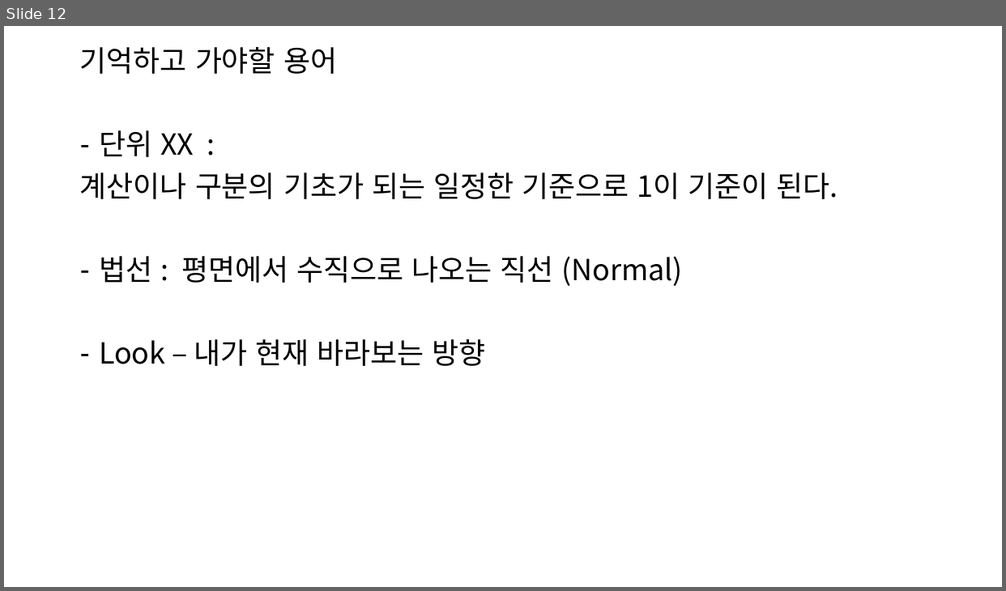
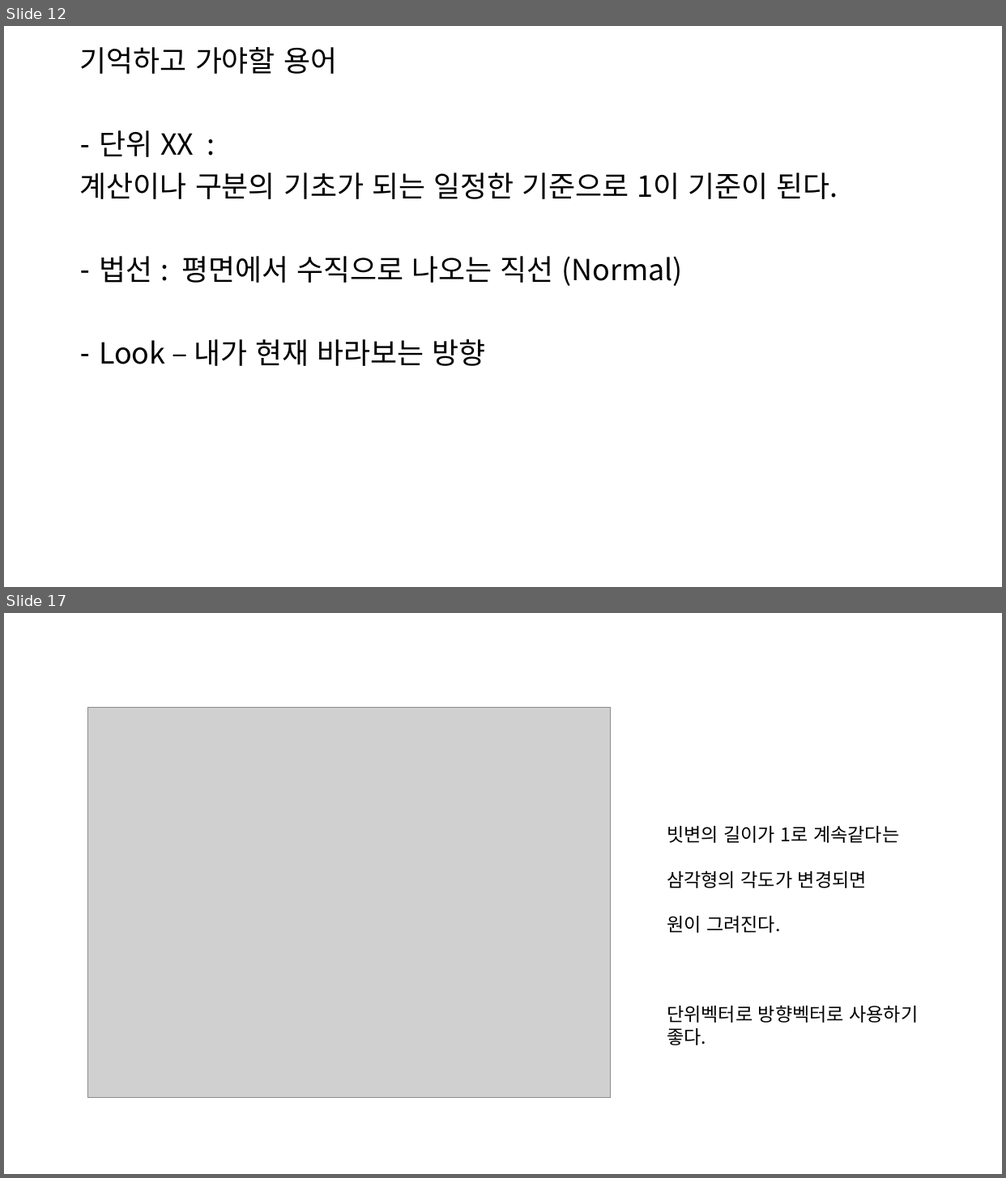
Before and after one commit to Pacman18/SantaClass, a slide deck: 유니티에디터 기초.pptx. Shown one above the other, each under a label of ours: slide 12 before the commit, slides 12 and 17 after it; the slides between them are not shown. The pictures are 1006x591 and 1006x1178 pixels, drawn with LibreOffice and Linux fonts; fonts in the diff are those of the drawing; grey boxes stand for pictures. Boxes give left, top, right and bottom in pixels: in the first picture for what was removed or moved away, otherwise in the second. Text is boxed around its words. In the diff, an @@ line names an element or a change of style, - is before the commit and + after.

```diff
--- a/유니티에디터 기초.pptx
+++ b/유니티에디터 기초.pptx
@@ slide 17 added at (x1=4, y1=613, x2=1002, y2=1174), background #FFFFFF @@
@@ picture added at (x1=88, y1=707, x2=611, y2=1098) @@
@@ text added at (x1=667, y1=826, x2=918, y2=1046), 18 pt, text #000000 @@
+빗변의 길이가 1로 계속같다는
+삼각형의 각도가 변경되면
+원이 그려진다.
+단위벡터로 방향벡터로 사용하기 좋다.
```
Also in this commit, not shown: 3 slides changed, 4 other slides added.
